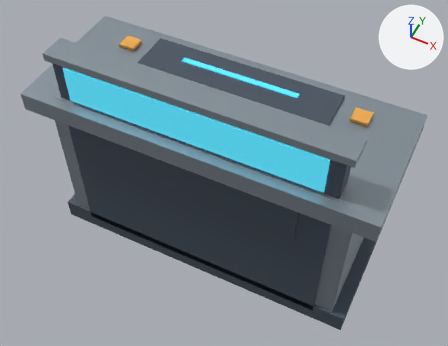
One commit to the glTF model Assets/C01InteriorProps/Models/P17-01.gltf: the scene before it, then after it.
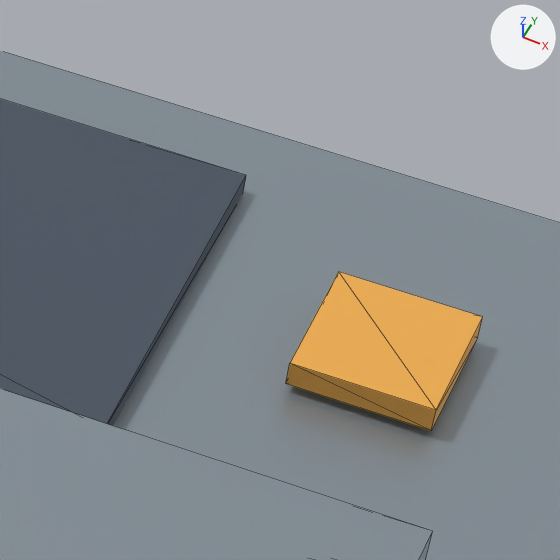
The first picture shows the older version from a 50 mm camera at (0.894, -1.756, 2.635) aimed at (0.039, -0.046, 0.498). The close-ups show the older and then the newer version on the part from 70% to 85% of the width and 22% to 41% of the height of that picture. Only the edits that show in the close-ups are written down. The axes (+X, +Y, +Z) are drawn at upper right. The lights are the same throughout. The close-ups show mesh edges as thin lines. Where no turn or scale is listed for an object, it has been applied to the vertices.

In view in the first close-up: 'Button_R', 'Keyboard', 'ScreenTopTrim', 'TopDeck'.
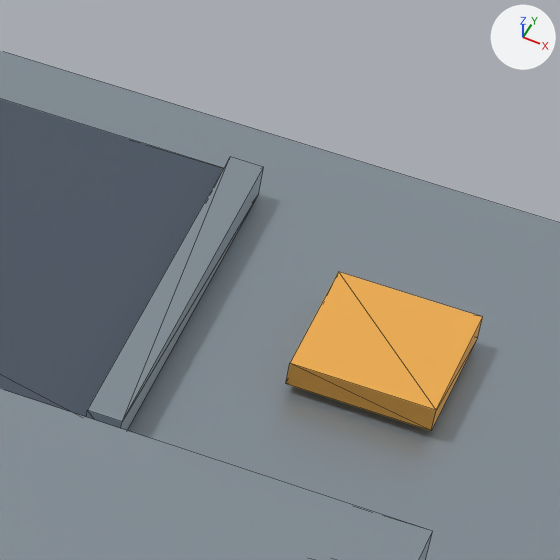
What the commit changed:
Object 'KeyboardGuide_R' (ob_keyboardguide_r) is new; it shows me_topdeck.
Its parent is ob_p17_01_root.
Its location is (0.454, 0.17, 0.879).
Its scale is (0.0112, 0.323, 0.205).

Changed parts and their boxes (x1, y1, x2, y2) in the close-ups (560 x 560 px):
'KeyboardGuide_R', added: after (86, 157, 264, 430)
